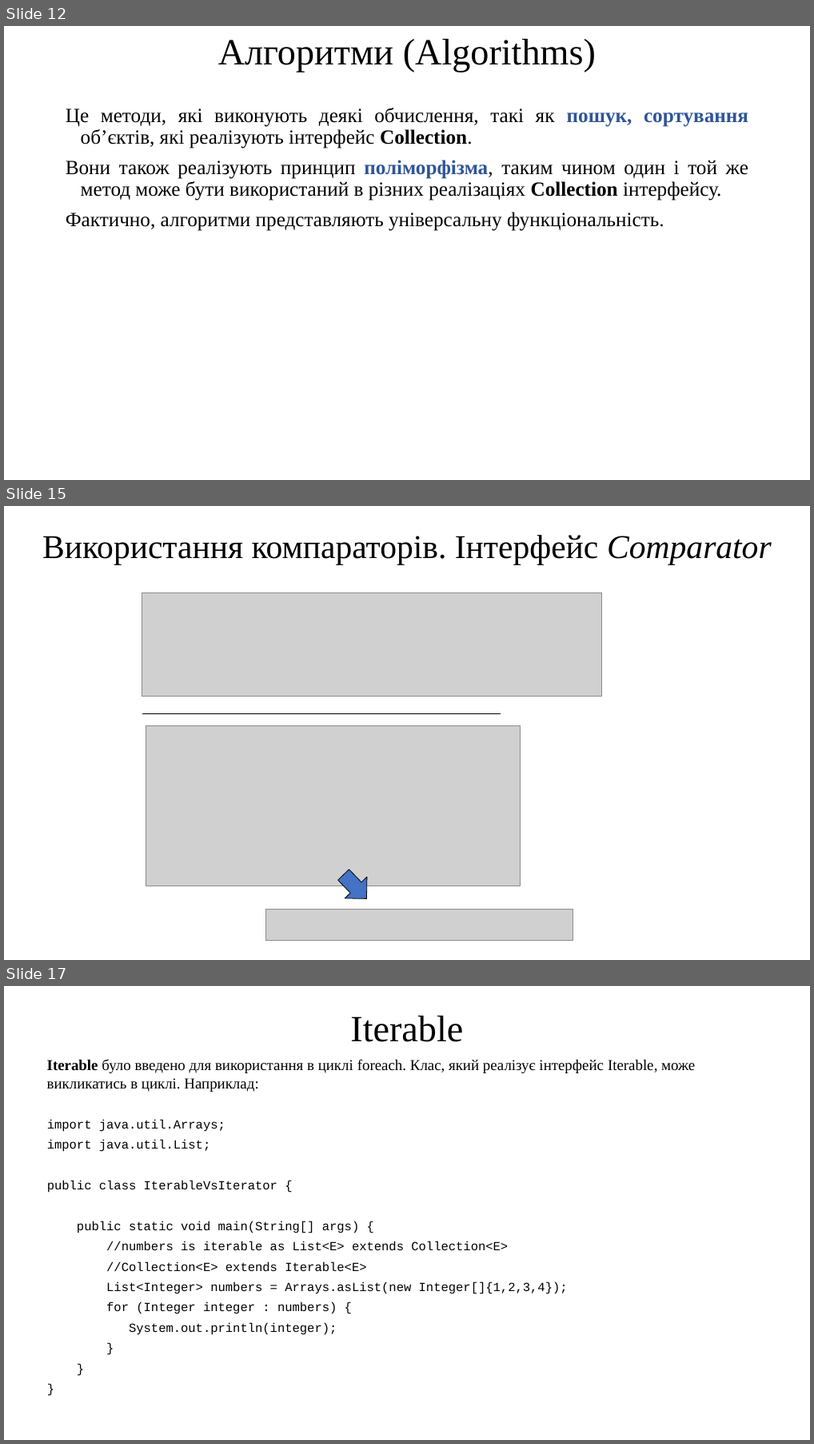
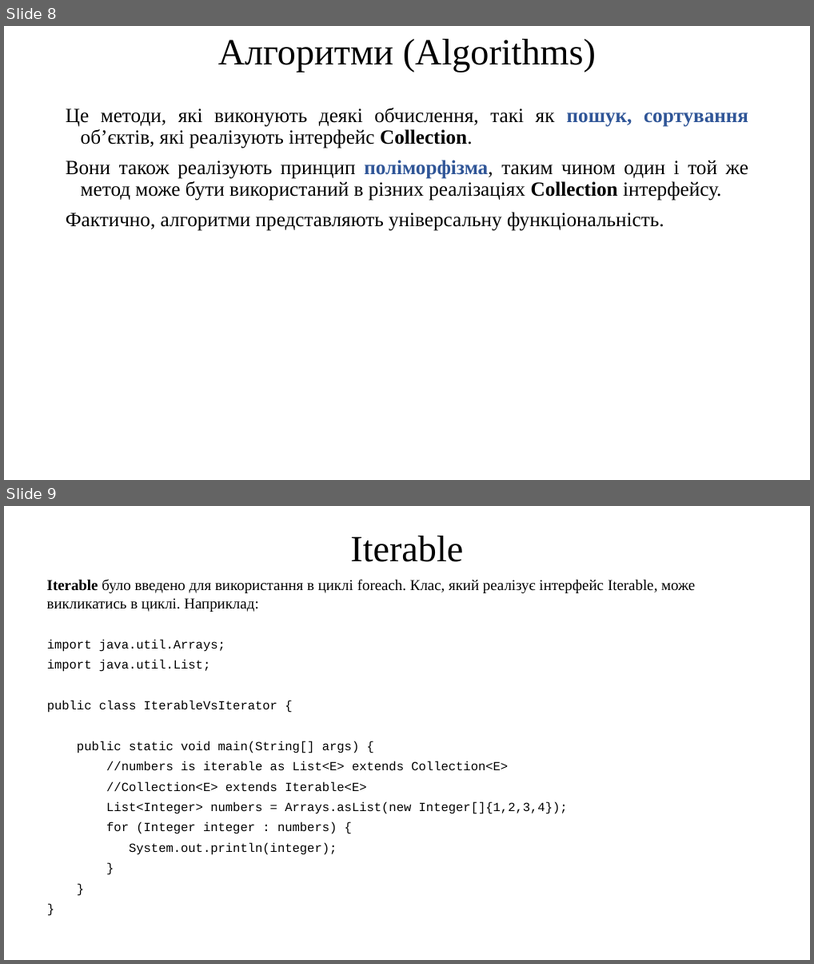
Before and after one commit to arg3ntuum/JavaCourse, a slide deck: Java Урок 19 Колекції. Iterable Comparator Map. Пошук і сортування.pptx. Shown one above the other, each under a label of ours: slides 12, 15 and 17 before the commit, slides 8 and 9 after it; the slides between them are not shown. The pictures are 814x1444 and 814x964 pixels, drawn with LibreOffice and Linux fonts; fonts in the diff are those of the drawing; grey boxes stand for pictures. Boxes give left, top, right and bottom in pixels: in the first picture for what was removed or moved away, otherwise in the second. Text is boxed around its words. In the diff, an @@ line names an element or a change of style, - is before the commit and + after.

```diff
--- a/Java Урок 19 Колекції. Iterable Comparator Map. Пошук і сортування.pptx
+++ b/Java Урок 19 Колекції. Iterable Comparator Map. Пошук і сортування.pptx
@@ slide 15 removed at bbox=[4, 506, 810, 960], background #FFFFFF @@
@@ title removed at bbox=[42, 535, 772, 565] @@
-Використання компараторів. Інтерфейс Comparator
@@ picture removed at bbox=[142, 592, 602, 696] @@
@@ line removed from (142, 713) to (502, 713) @@
@@ picture removed at bbox=[146, 725, 520, 886] @@
@@ down arrow removed at bbox=[333, 864, 378, 909] @@
@@ picture removed at bbox=[266, 909, 574, 940] @@
@@ what was slide 12 is now slide 8 @@
@@ what was slide 17 is now slide 9 @@
```
Also in this commit, not shown: 10 other slides removed, 30 other files.
